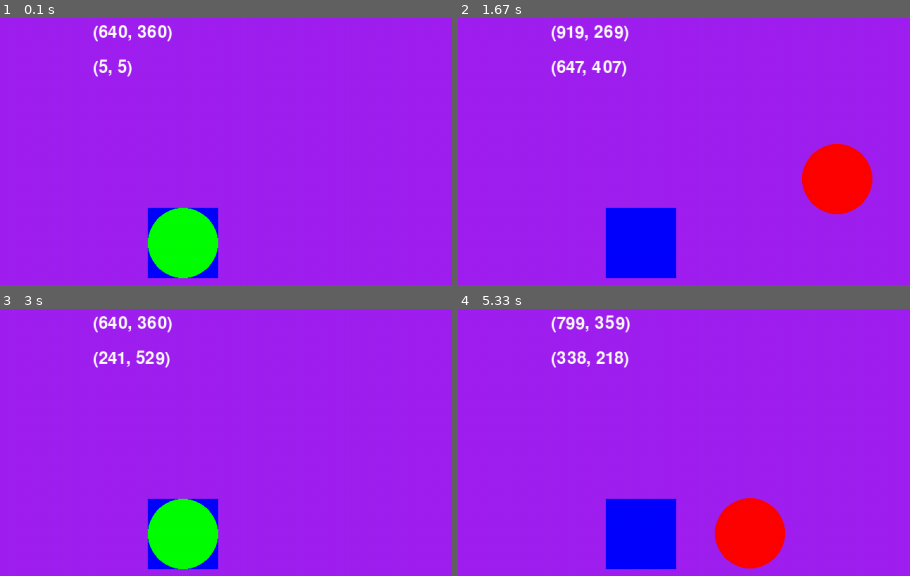
Above: before the commit, frames 1-4 (two rows, left to right).
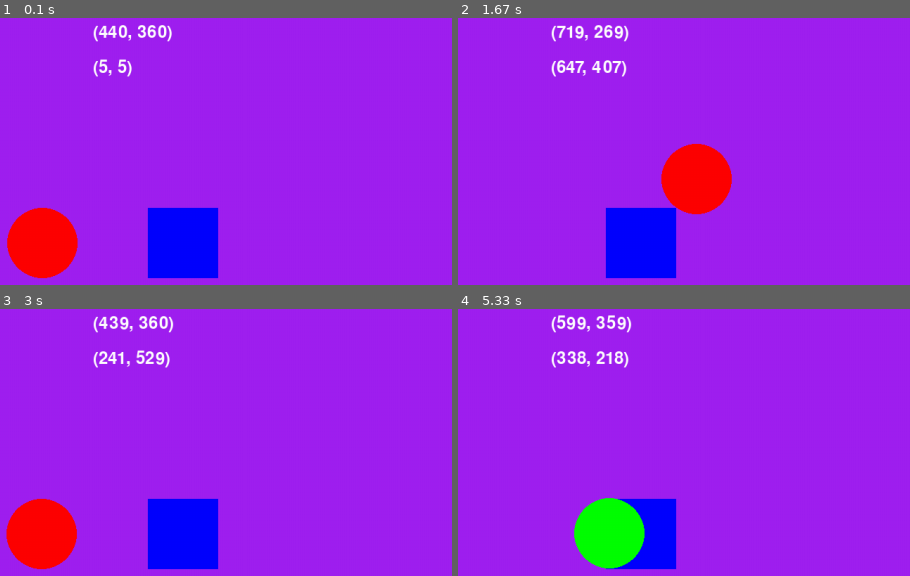
Above: after the commit, the same moments.

Repository: tonyvarin/pyPosition
Game: pygame game, started from pyGameTest.py
Same seed, same stepped clock (60 frames per second), same inputs: the game is played once before the commit and once after it.
Inputs (mouse positions are in pixels of both pictures, inside the frame that each line leads up to):
- Up to frame 1 (0.1 s): no input
- Up to frame 2 (1.67 s): hold D 0.33-0.8 s; move the mouse to (607, 266) at 0.37 s; hold W 0.83-1.13 s; move the mouse to (outside the picture) at 0.87 s; hold D 1.17-1.63 s; move the mouse to (643, 276) at 1.2 s
- Up to frame 3 (3 s): hold A 1.67-2.2 s; move the mouse to (outside the picture) at 1.7 s; hold S 2.23-2.53 s; move the mouse to (outside the picture) at 2.27 s; hold A 2.57-2.97 s; move the mouse to (outside the picture) at 2.6 s
- Up to frame 4 (5.33 s): hold W 3-3.37 s; move the mouse to (774, 357) at 3.03 s; hold D 3.4-4.03 s; move the mouse to (outside the picture) at 3.43 s; hold S 4.07-4.43 s; move the mouse to (outside the picture) at 4.1 s; hold A 4.47-4.93 s; move the mouse to (656, 362) at 4.5 s; hold D from 4.97 s (still down); move the mouse to (outside the picture) at 5 s

The runs differ from the first frame. In frame 1, 6.6% of the frame differs, in the area x 1-49%, y 2-98%; in frame 2, 6.6%; in frame 3, 7.1%; in frame 4, 7.1%.

Commit message:
player_pos new start position

Diff:
--- a/collision.py
+++ /dev/null
@@ -1 +0,0 @@
-def testCollision():
--- a/pyGameTest.py
+++ b/pyGameTest.py
@@ -8,7 +8,7 @@
 running = True
 dt = 0
 
-player_pos = pygame.Vector2(screen.get_width() / 2, screen.get_height() / 2)
+player_pos = pygame.Vector2((screen.get_width() / 2) - 200, screen.get_height() / 2)
 
 # Set font
 font = pygame.font.Font(None, 36)
